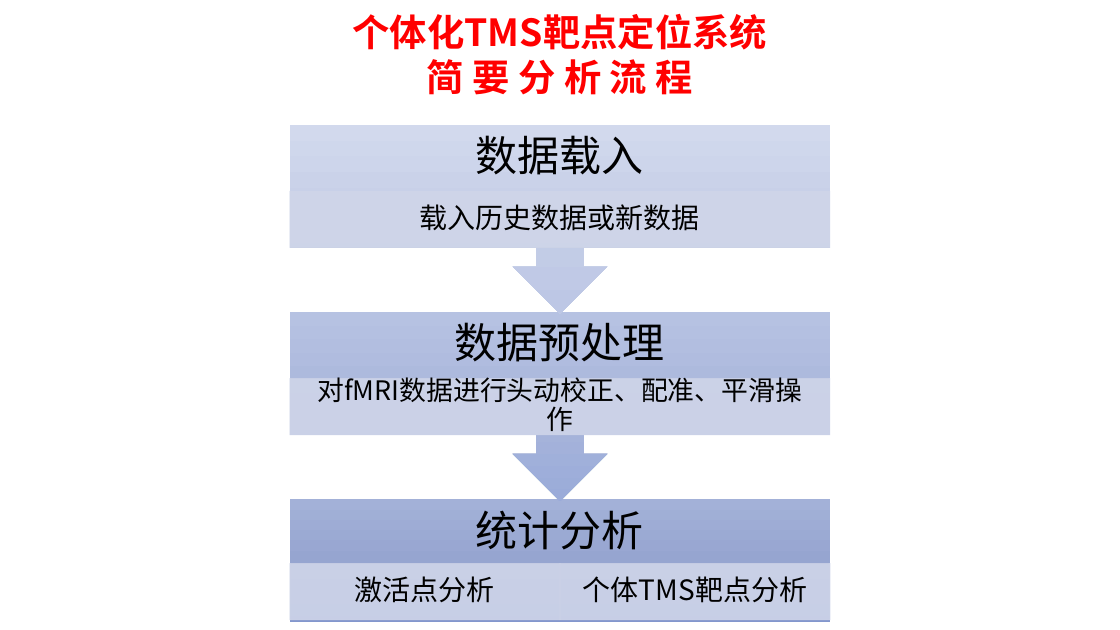
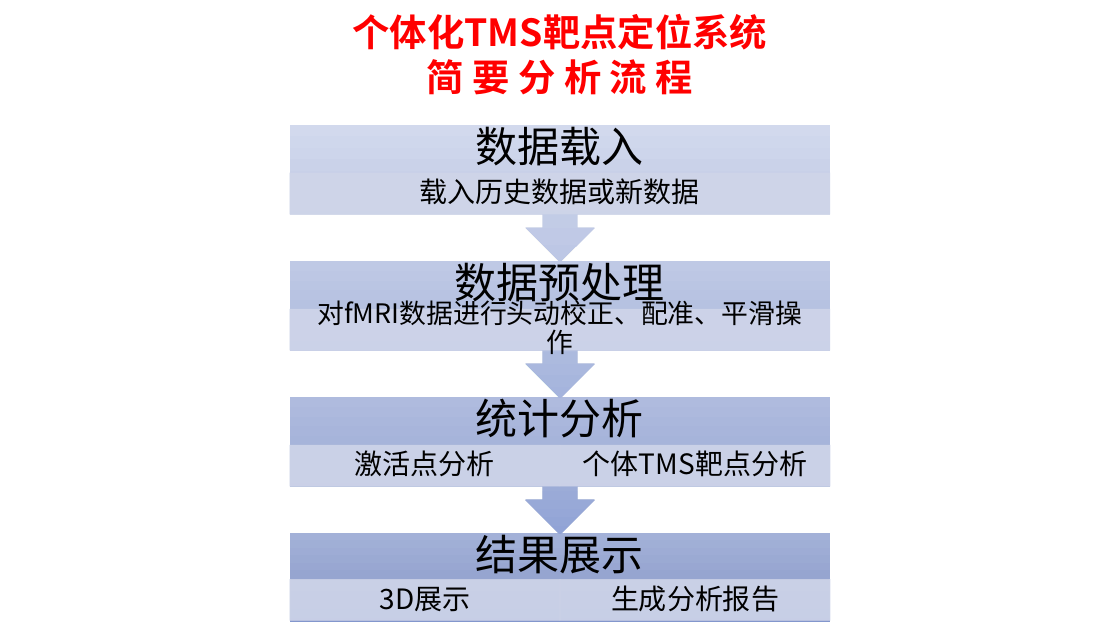
Before and after one commit to listenzcc/fMRI_activity_connectivity_analysis, a slide deck: slide 1 of gui/manual/manual.pptx. Drawn at 1120x630 pixels with LibreOffice and Linux fonts; fonts in the diff are those of the drawing. Boxes give left, top, right and bottom in pixels: in the first picture for what was removed or moved away, otherwise in the second. Text is boxed around its words. In the diff, an @@ line names an element or a change of style, - is before the commit and + after.

```diff
--- a/gui/manual/manual.pptx
+++ b/gui/manual/manual.pptx
@@ text "数据载入" rewrapped from (476,135,644,175) to (476,120,644,166) @@
@@ up arrow callout: place and size @@
-up arrow callout at (290,125,830,314)
+up arrow callout at (290,125,830,263)
@@ text "载入历史数据或新数据": place and size @@
-text "载入历史数据或新数据" at (420,204,700,231)
+text "载入历史数据或新数据" at (420,178,700,205)
@@ rectangle: place and size @@
-rectangle at (290,192,830,248)
+rectangle at (290,173,830,214)
@@ text "数据预处理" rewrapped from (455,322,665,362) to (455,256,665,309) @@
@@ group added at (290,261,830,612): 3 texts, 2 rectangles, 1 up arrow callout @@
+结果展示
+3D展示
+生成分析报告
@@ text "对fMRI数据进行头动校正、配准、平滑操作" rewrapped from (317,377,802,431) to (317,296,802,354) @@
@@ rectangle: place and size @@
-rectangle at (290,379,830,435)
+rectangle at (290,309,830,350)
@@ text "统计分析" rewrapped from (476,510,644,550) to (476,392,644,438) @@
@@ up arrow callout: place and size @@
-up arrow callout at (290,312,830,501)
+up arrow callout at (290,397,830,535)
@@ up arrow callout at (290,397,830,535): fill gradient #B7C3E2 to #AAB7DC to #9BADDA to gradient #B0BCDF to #A2B1D9 to #92A5D6 @@
@@ text "激活点分析": place and size @@
-text "激活点分析" at (355,576,495,603)
+text "激活点分析" at (355,450,495,477)
@@ text "个体TMS靶点分析": place and size @@
-text "个体TMS靶点分析" at (583,576,807,603)
+text "个体TMS靶点分析" at (583,450,807,477)
@@ rectangle: place and size @@
-rectangle at (290,499,830,622)
+rectangle at (290,533,830,622)
@@ rectangle: place and size @@
-rectangle at (290,564,560,620)
+rectangle at (290,580,560,621)
@@ rectangle: place and size @@
-rectangle at (560,564,830,620)
+rectangle at (560,580,830,621)
```
Also in this commit, not shown: 2 slides added, 20 other files.
